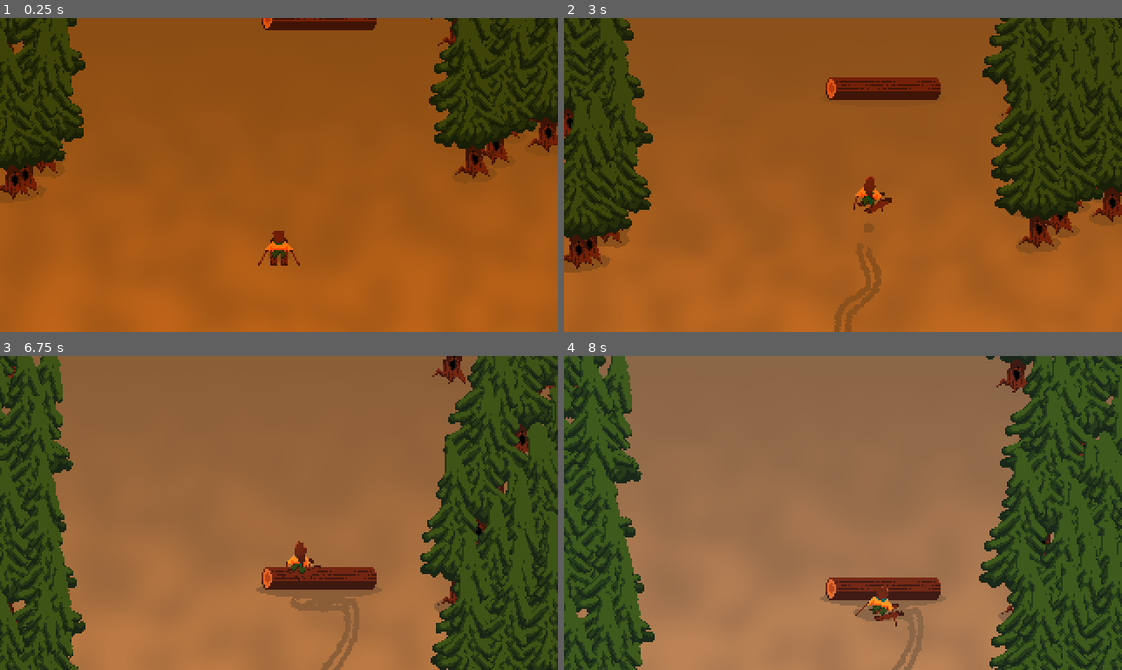
Above: before the commit, frames 1-4 (two rows, left to right).
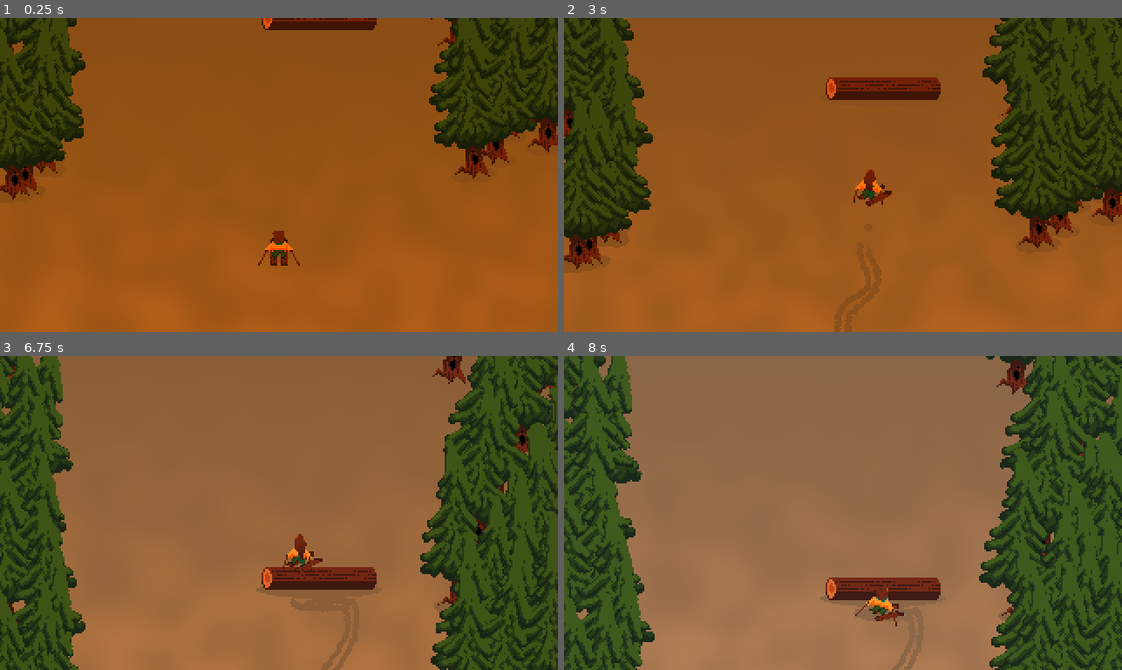
Above: after the commit, the same moments.

Repository: nemene21/Skiing-Game
Game: Godot game, scene res://scenes/game/game.tscn
Same seed, same stepped clock (60 frames per second), same inputs: the game is played once before the commit and once after it.
Inputs:
- Up to frame 1 (0.25 s): no input
- Up to frame 2 (3 s): hold D (right) 0.53-1.28 s; hold A (left) 1.28-2.03 s; hold D (right) 2.03-2.78 s; hold W (up) from 2.78 s (still down)
- Up to frame 3 (6.75 s): release W (up) at 3.53 s; hold A (left) 3.53-5.78 s; hold D (right) 5.78-6.53 s; hold W (up) from 6.53 s (still down)
- Up to frame 4 (8 s): release W (up) at 7.28 s; hold D (right) from 7.28 s (still down)

The runs differ from the first frame. In frame 2, 0.5% of the frame differs, in the area x 51-59%, y 48-63%; in frame 3, 0.4%; in frame 4, 0.6%, in the area x 0-100%, y 0-100%.

Commit message:
better jump

Diff:
--- a/scenes/game/obstacles/stump/stump.tscn
+++ b/scenes/game/obstacles/stump/stump.tscn
@@ -1,6 +1,7 @@
-[gd_scene load_steps=5 format=3 uid="uid://crntnpg1paar8"]
+[gd_scene load_steps=6 format=3 uid="uid://crntnpg1paar8"]
 
 [ext_resource type="Texture2D" uid="uid://gvhxcutux3yf" path="res://scenes/game/obstacles/stump/stump.png" id="1_cykxa"]
+[ext_resource type="Texture2D" uid="uid://ccytmtwpa5soi" path="res://scenes/player/shadow.png" id="1_htmbk"]
 [ext_resource type="PackedScene" uid="uid://tbvv8m7abqc7" path="res://scenes/components/height_collider_disabler/height_collider_disabler.tscn" id="1_w72st"]
 [ext_resource type="PackedScene" uid="uid://yfxyksq8lfwa" path="res://scenes/components/hitbox/hitbox.tscn" id="2_ffkaf"]
 
@@ -8,6 +9,11 @@
 radius = 7.0
 
 [node name="Stump" type="StaticBody2D"]
+
+[node name="Shadow" type="Sprite2D" parent="."]
+z_index = -1
+position = Vector2(0, 3)
+texture = ExtResource("1_htmbk")
 
 [node name="HeightColliderDisabler" parent="." node_paths=PackedStringArray("colliders") instance=ExtResource("1_w72st")]
 height = 6.0
--- a/scenes/game/obstacles/tree/tree.tscn
+++ b/scenes/game/obstacles/tree/tree.tscn
@@ -11,7 +11,11 @@
 shader = ExtResource("3_iesov")
 shader_parameter/sway_force = Vector2(2, 1)
 
+[sub_resource type="CircleShape2D" id="CircleShape2D_b7sc5"]
+radius = 8.0
+
 [sub_resource type="CircleShape2D" id="CircleShape2D_q5cxx"]
+radius = 11.0
 
 [node name="Tree" type="StaticBody2D"]
 
@@ -33,7 +37,7 @@
 texture = ExtResource("5_v7r6g")
 
 [node name="CollisionShape2D" type="CollisionShape2D" parent="."]
-shape = SubResource("CircleShape2D_q5cxx")
+shape = SubResource("CircleShape2D_b7sc5")
 
 [node name="Hitbox" parent="." instance=ExtResource("6_4q0va")]
 
--- a/scenes/game/post_processing/gradient.gdshader
+++ b/scenes/game/post_processing/gradient.gdshader
@@ -5,5 +5,5 @@
 
 void fragment() {
 	float noise_value = texture(noise, UV + offset).r;
-	COLOR = texture(TEXTURE, vec2(UV.y * (noise_value*.5 + .5), .0));
+	COLOR = texture(TEXTURE, vec2(UV.y * (noise_value*.5 + .5) * .75, .0));
 }
--- a/scenes/player/player.gd
+++ b/scenes/player/player.gd
@@ -4,7 +4,7 @@
 var max_speed := 200.0
 var steering := .0
 var horizontal_vel := .0
-var jump_height := 200.0
+var jump_height := 250.0
 
 var direction := -.5*PI
 
Not shown: 1 places in scenes/game/obstacles/tree/tree.tscn that only renumber resources
